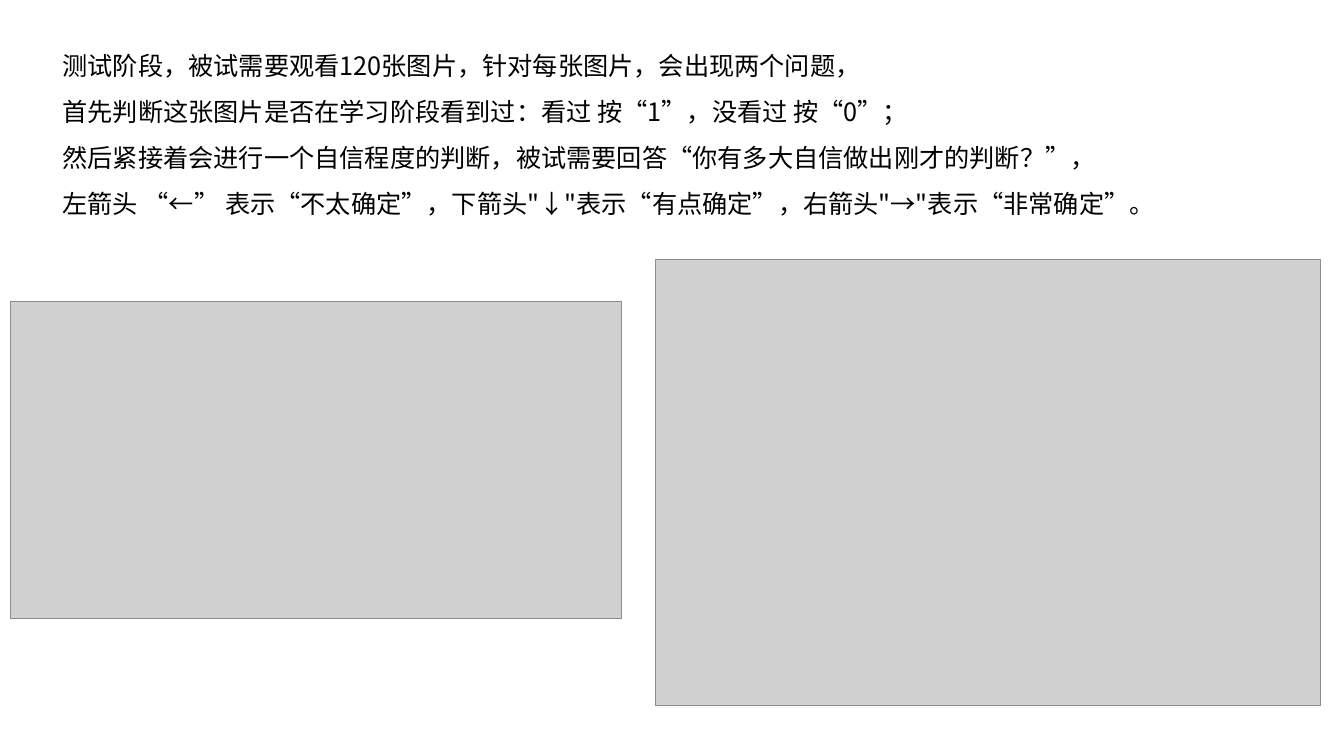
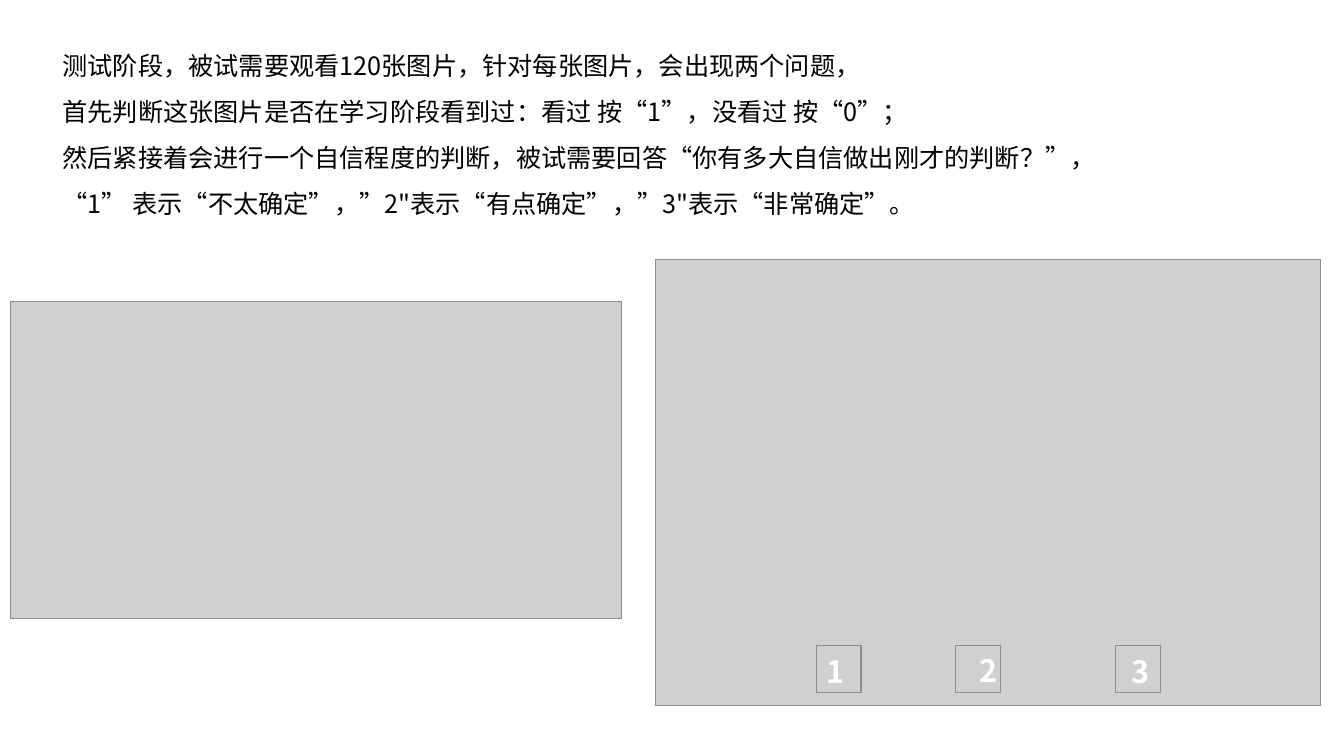
Before and after one commit to XueZhangx/ReconMem_new_design, a slide deck: slide 2 of Instructions/instructions.pptx. Drawn at 1344x756 pixels with LibreOffice and Linux fonts; fonts in the diff are those of the drawing; grey boxes stand for pictures. Boxes give left, top, right and bottom in pixels: in the first picture for what was removed or moved away, otherwise in the second. Text is boxed around its words. In the diff, an @@ line names an element or a change of style, - is before the commit and + after.

```diff
--- a/Instructions/instructions.pptx
+++ b/Instructions/instructions.pptx
@@ text at box(63, 191, 916, 216): text changed @@
-左箭头 “←” 表示“不太确定”，下箭头"↓"表示“有点确定”，右箭头"→"表示“非常确定”。
+“1” 表示“不太确定”，”2"表示“有点确定”，”3"表示“非常确定”。
@@ picture added at box(817, 646, 861, 693) @@
@@ picture added at box(956, 646, 1000, 693) @@
@@ text added at box(979, 659, 997, 682), 22 pt, text #FFFFFF, bold @@
+2
@@ picture added at box(1116, 646, 1160, 693) @@
@@ text added at box(826, 661, 844, 683), 22 pt, text #FFFFFF, bold @@
+1
@@ text added at box(1131, 660, 1149, 683), 22 pt, text #FFFFFF, bold @@
+3
```
Also in this commit, not shown: 1 other file.
